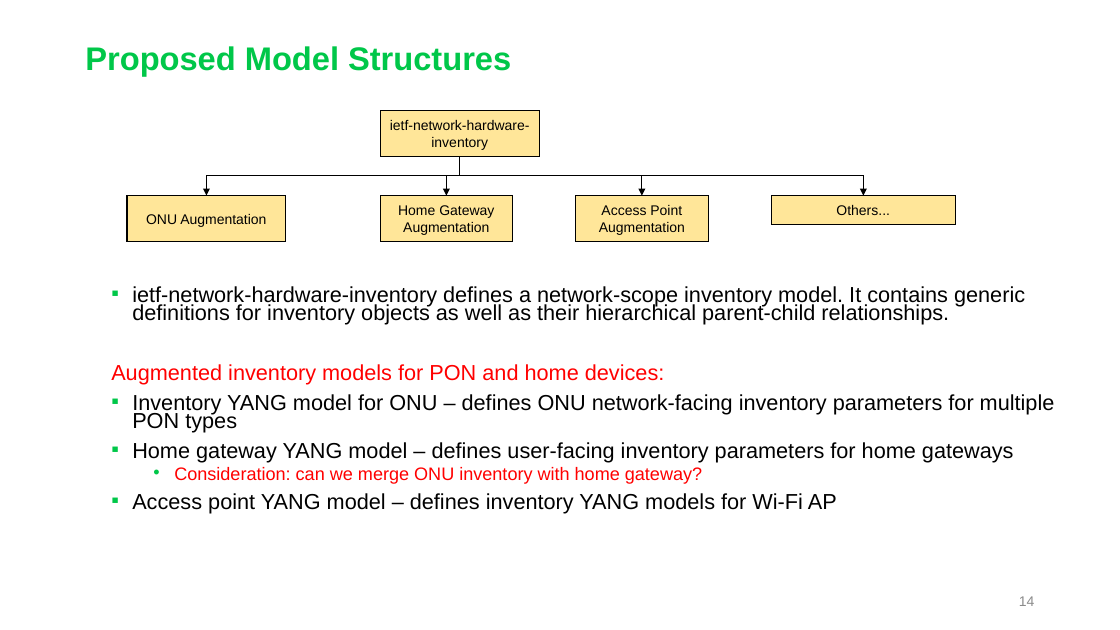
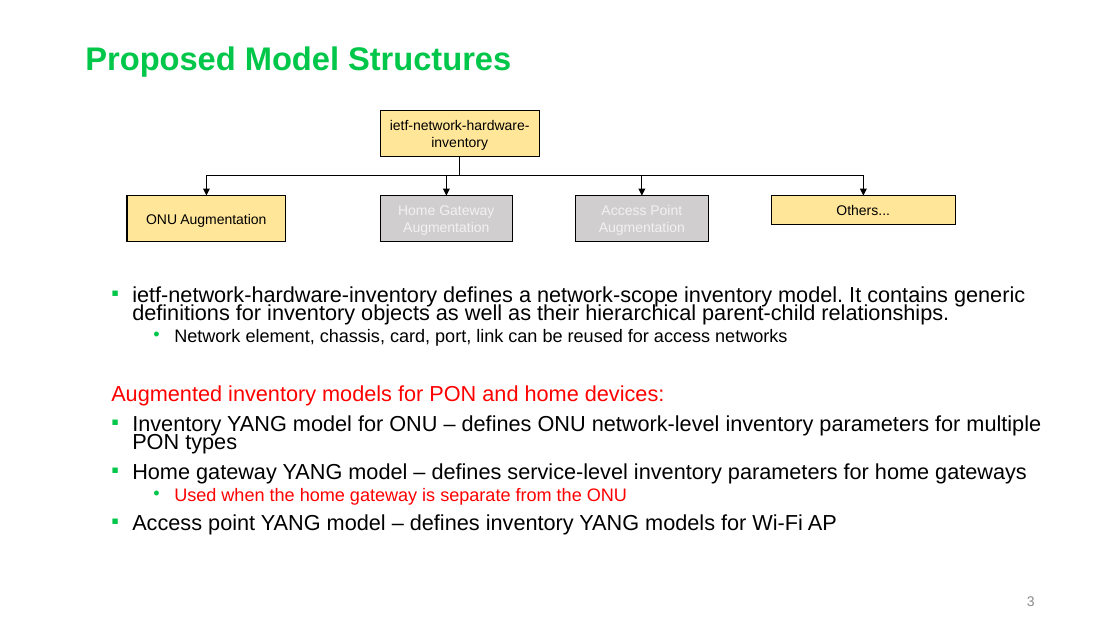
Before and after one commit to aguoietf/Public_material_for_standards, a slide deck: slide 3 of CONTRIB-xxxx-huawei-01 - NBI Design - inventory-topo.pptx (slide 14 before the commit). Drawn at 1120x630 pixels with LibreOffice and Linux fonts; fonts in the diff are those of the drawing. Boxes give left, top, right and bottom in pixels: in the first picture for what was removed or moved away, otherwise in the second. Text is boxed around its words. In the diff, an @@ line names an element or a change of style, - is before the commit and + after.

Commit message:
update BBF slides

```diff
--- a/CONTRIB-xxxx-huawei-01 - NBI Design - inventory-topo.pptx
+++ b/CONTRIB-xxxx-huawei-01 - NBI Design - inventory-topo.pptx
@@ rectangle at (x1=381, y1=196, x2=513, y2=241): fill #FFE699 to #D0CECE @@
@@ text in rectangle at (x1=398, y1=205, x2=494, y2=235): text removed @@
-Home Gateway
-Augmentation
@@ rectangle at (x1=576, y1=196, x2=708, y2=241): fill #FFE699 to #D0CECE @@
@@ text in rectangle at (x1=599, y1=205, x2=685, y2=235): text removed @@
-Access Point
-Augmentation
@@ text at (x1=174, y1=329, x2=787, y2=346): paragraph added @@
+  • Network element, chassis, card, port, link can be reused for access networks
@@ text at (x1=132, y1=415, x2=1041, y2=505): text changed @@
-▪ Inventory YANG model for ONU – defines ONU network-facing inventory parameters for multiple PON types
-▪ Home gateway YANG model – defines user-facing inventory parameters for home gateways
-  • Consideration: can we merge ONU inventory with home gateway?
+▪ Inventory YANG model for ONU – defines ONU network-level inventory parameters for multiple PON types
+▪ Home gateway YANG model – defines service-level inventory parameters for home gateways
+  • Used when the home gateway is separate from the ONU
@@ page number at (x1=1027, y1=596, x2=1035, y2=606): text changed @@
-14
+3
```
Also in this commit, not shown: 8 other slides changed, 12 slides removed, 2 other files.
